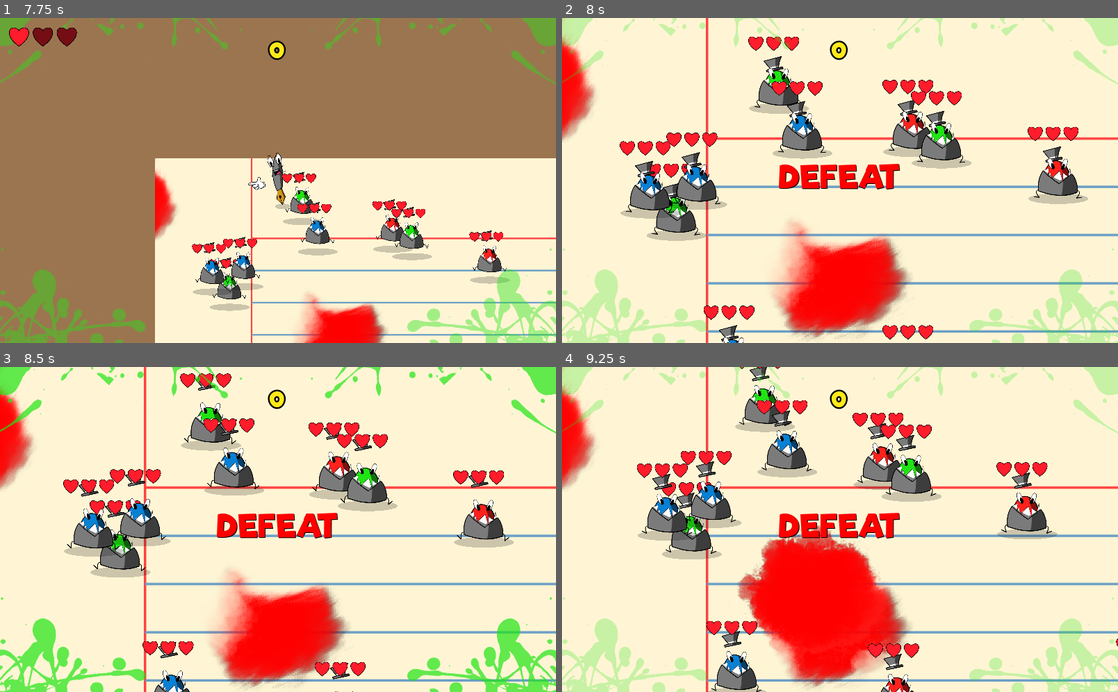
Above: before the commit, frames 1-4 (two rows, left to right).
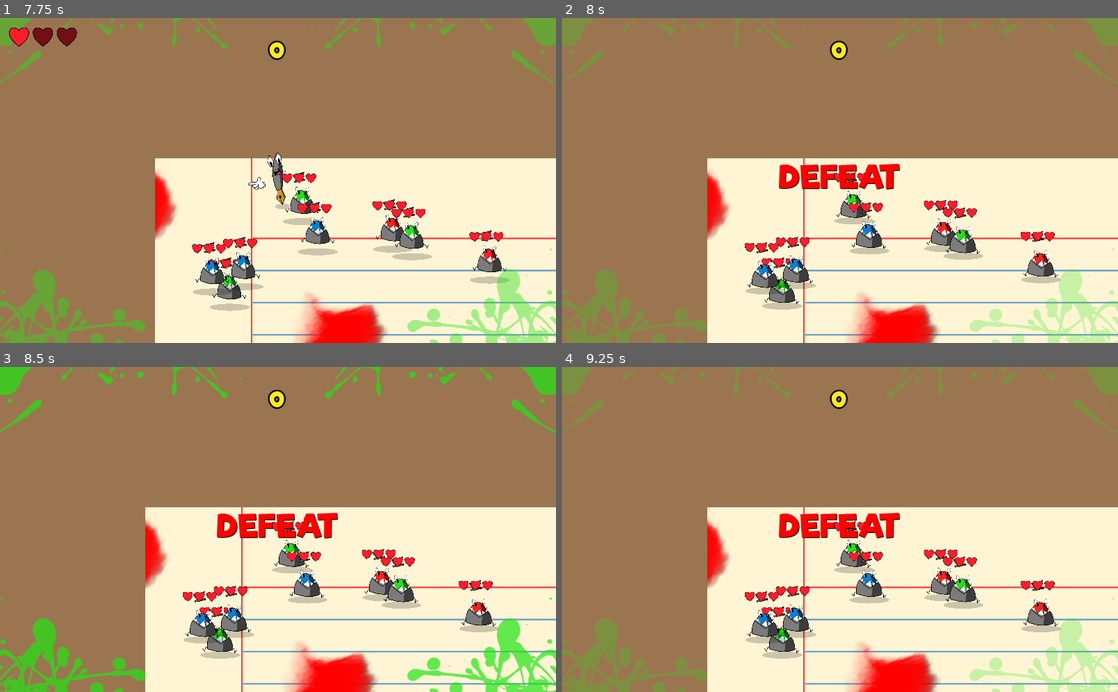
Above: after the commit, the same moments.

Repository: kevinlights/chromatic-fever
Game: Godot game, scene res://Game.tscn
Same seed, same stepped clock (60 frames per second), same inputs: the game is played once before the commit and once after it.
Inputs (mouse positions are in pixels of both pictures, inside the frame that each line leads up to):
- Up to frame 1 (7.75 s): move the mouse to (400, 164) at 0.52 s; hold Right (ui_right) 0.53-1.28 s; hold Right mouse button (clic_droit) 0.53-1.28 s; move the mouse to (166, 196) at 1.27 s; hold Down (ui_down) 1.28-2.03 s; click (166, 196) at 1.35 s; move the mouse to (333, 109) at 2.02 s; hold Right (ui_right) 2.03-2.78 s; hold Right mouse button (clic_droit) 2.03-2.78 s; move the mouse to (250, 245) at 2.77 s; hold Up (ui_up) 2.78-3.53 s; click (250, 245) at 2.85 s; move the mouse to (444, 229) at 3.52 s; hold Right mouse button (clic_droit) 3.53-4.28 s; hold Left (ui_left) 3.53-5.03 s; move the mouse to (111, 131) at 4.27 s; click (111, 131) at 4.35 s; move the mouse to (305, 180) at 5.02 s; hold Down (ui_down) 5.03-5.78 s; hold Right mouse button (clic_droit) 5.03-5.78 s; move the mouse to (194, 99) at 5.77 s; hold Right (ui_right) 5.78-6.53 s; click (194, 99) at 5.85 s; move the mouse to (400, 164) at 6.52 s; hold Up (ui_up) 6.53-7.28 s; hold Right mouse button (clic_droit) 6.53-7.28 s; move the mouse to (166, 196) at 7.27 s; hold Right (ui_right) from 7.28 s (still down); click (166, 196) at 7.35 s
- Up to frame 2 (8 s): keep holding Right (ui_right)
- Up to frame 3 (8.5 s): move the mouse to (333, 458) at 8.02 s; release Right (ui_right) at 8.03 s; hold Down (ui_down) from 8.03 s (still down); hold Right mouse button (clic_droit) from 8.03 s (still down)
- Up to frame 4 (9.25 s): move the mouse to (812, 594) at 8.77 s; release Down (ui_down) at 8.78 s; release Right mouse button (clic_droit) at 8.78 s; hold Left (ui_left) from 8.78 s (still down); click (812, 594) at 8.85 s

Frame 1 is identical in both runs. In frame 2, 73% of the frame differs, in the area x 0-100%, y 0-100%; in frame 3, 73%; in frame 4, 76%.
Error in both runs: Trying to assign value of type 'Node2D' to a variable of type 'KinematicBody2D'. (res://HUD/Score.gd:3)

Commit message:
zoiefj:wq

Diff:
--- a/Game.tscn
+++ b/Game.tscn
@@ -29,4 +29,5 @@
 [node name="Projectiles" type="Node2D" parent="."]
 
 [node name="HUD" parent="." instance=ExtResource( 6 )]
+pause_mode = 2
 [connection signal="enemy_died" from="Enemies" to="." method="_on_Enemies_enemy_died"]
--- a/Player/Player.gd
+++ b/Player/Player.gd
@@ -165,7 +165,8 @@
 		$AnimationPlayer.play("hurt")
 
 func die():
-	get_parent().remove_child(self)
+	get_tree().paused = true
+	hide()
 	emit_signal("player_die")
 
 func _on_color_change():
